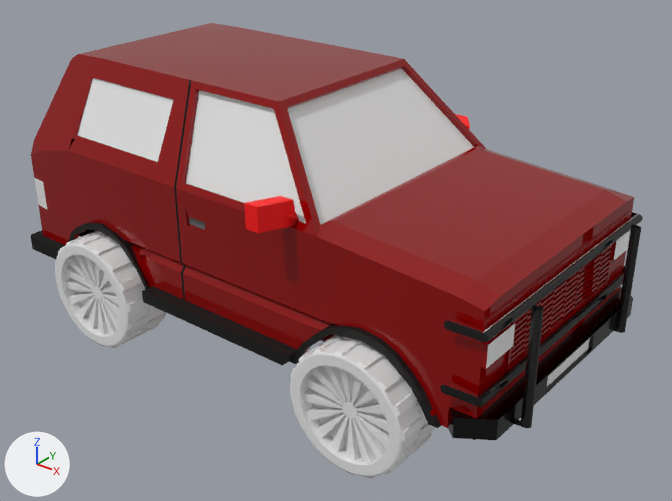
What one commit did to the FBX model Cars/Members' cars/mojdehmahmoudabadi.fbx.
Rendered twice from a 50 mm lens placed at (2.47, -2.95, 2.75), pointed at (-0.46, 0.72, 0.48). Lighting does not change. The marker at lower left points along +X, +Y and +Z. Where no turn or scale is listed for an object, it has been applied to the vertices. Vertices at the same position are counted once.

The older version as bpy lines, for what is in view:
```python
ob_cylinder = bpy.data.objects.new('Cylinder', me_cylinder)
ob_cylinder.location = (-0.676, 0.669, 0.887)
ob_cylinder_003 = bpy.data.objects.new('Cylinder.003', me_cylinder_003)
ob_cylinder_003.location = (-1.508, -0.054, 0.227)
ob_cylinder_004 = bpy.data.objects.new('Cylinder.004', me_cylinder_004)
ob_cylinder_004.location = (0.309, -0.052, 0.227)
```
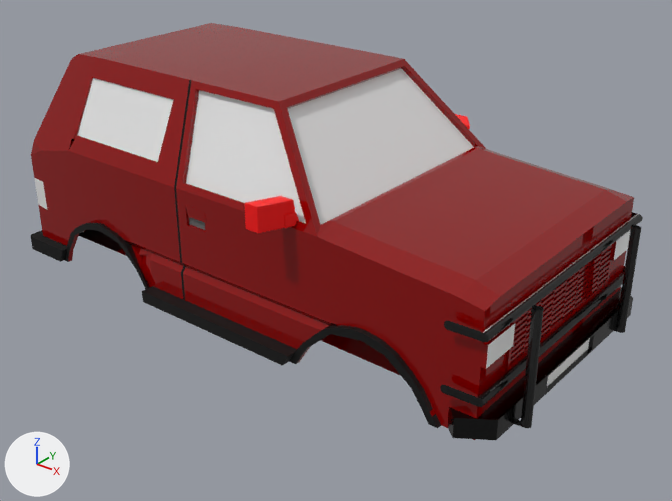
Pixel boxes (x1, y1, x2, y2) of what changed, in the pictures (672 x 501 px):
'Cylinder.004', deleted
    before: (290, 335, 434, 478)
'Cylinder.003', deleted
    before: (55, 231, 166, 348)
part 1 of me_cylinder, shading changed
    both: (31, 23, 643, 440)

The change in detail:
me_cylinder has 2590 vertices, 2402 faces and spans x -1.73..1.73, y -0.89..0.89, z -0.61..0.6.
me_cylinder is used by ob_cylinder; location (-0.676, 0.669, 0.887).
me_cylinder part 1: all faces are now shaded flat (2402 of 2402 changed).
Object 'Cylinder.004' (ob_cylinder_004) is deleted.
Object 'Cylinder.003' (ob_cylinder_003) is deleted.
